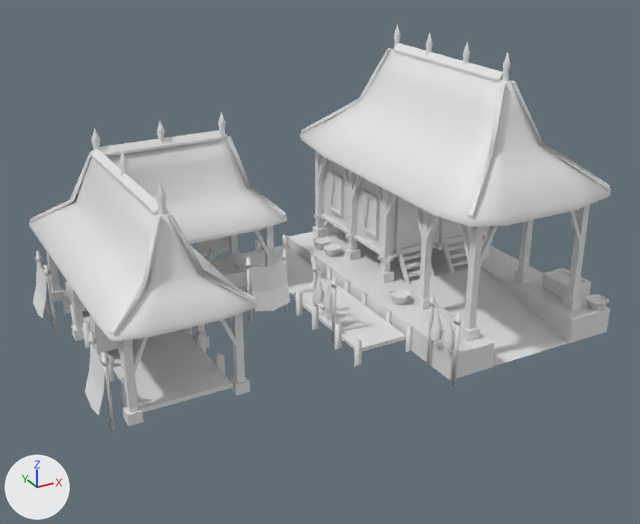
An edit to the COLLADA model art/meshes/structural/yawadwipa/dock.dae, drawn before and after from the same camera.
Camera for both pictures: a 50 mm lens placed at (-27.7, -44.2, 25.1), pointed at (-4.3, -1.8, 3.8). The lights are fixed; the arrows at lower left show +X, +Y and +Z. The older version comes first. Materials are left out; every surface is plain grey. Vertices at exactly the same position are counted once.

The first picture shows 'dock'.
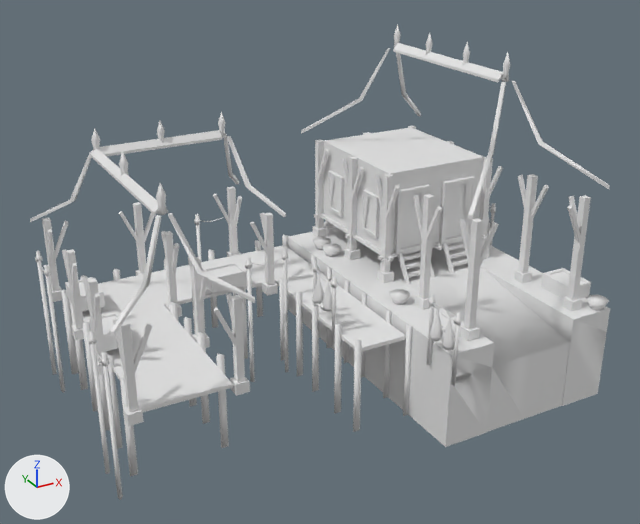
The newer file is also turned or shifted as a whole; pictures and numbers use the older file's frame.

Boxes [x1, y1, x2, y2] around the edits, measured in the pictures (640 x 524 px):
'dock', reshaped (17% taller): before [29, 24, 611, 430]; after [30, 24, 610, 500]
part 1 of me_esfera_8404, deleted: before [33, 236, 441, 415]
part 2 of me_esfera_8404, cut back: before [29, 48, 611, 342]; after [146, 213, 489, 284]
part 3 of me_esfera_8404, added: after [45, 286, 607, 500]

What changed in the scene script:
```text
Change me_esfera_8404:
    used by ob_dock; location = (0.0, 0.0, 0.0)
    remove me_esfera_8404.from_pydata(...)  # 4373 vertices, 5267 faces; spans x -19.4..11.2, y -12.0..10.1, z -0.5..16.3
    add me_esfera_8404.from_pydata(...)  # 3641 vertices, 5197 faces; spans x -18.9..11.2, y -12.0..9.7, z -4.9..16.3
    me_esfera_8404 part 1: 139 loose pieces with 468 vertices, spanning x -19.4..10.6, y -11.3..10.1, z 0.2..3.6, are deleted
    me_esfera_8404 part 2: 29 vertices moved within x -15.1..10.6, y -11.2..6.7, z 3.1..10.0; 397 vertices removed from x -18.6..10.7, y -11.5..9.7, z 2.0..14.7
    me_esfera_8404 part 3: 133 vertices added at x -18.8..10.3, y -11.1..9.5, z -4.9..-4.5
```
